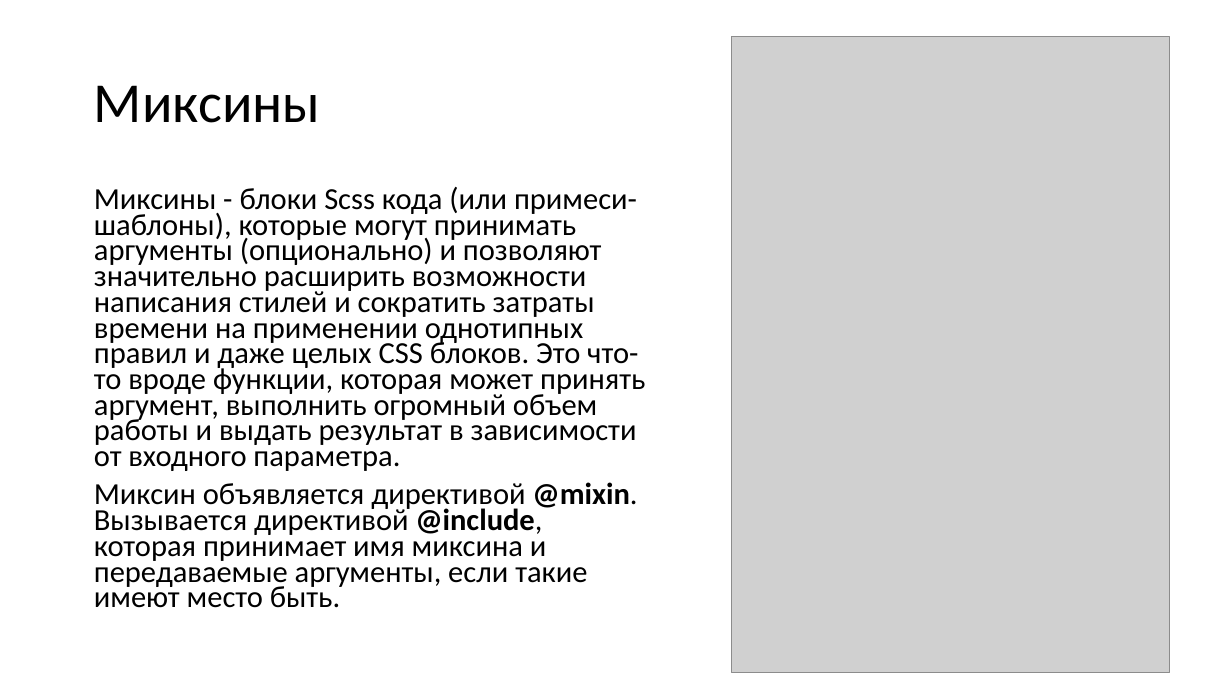
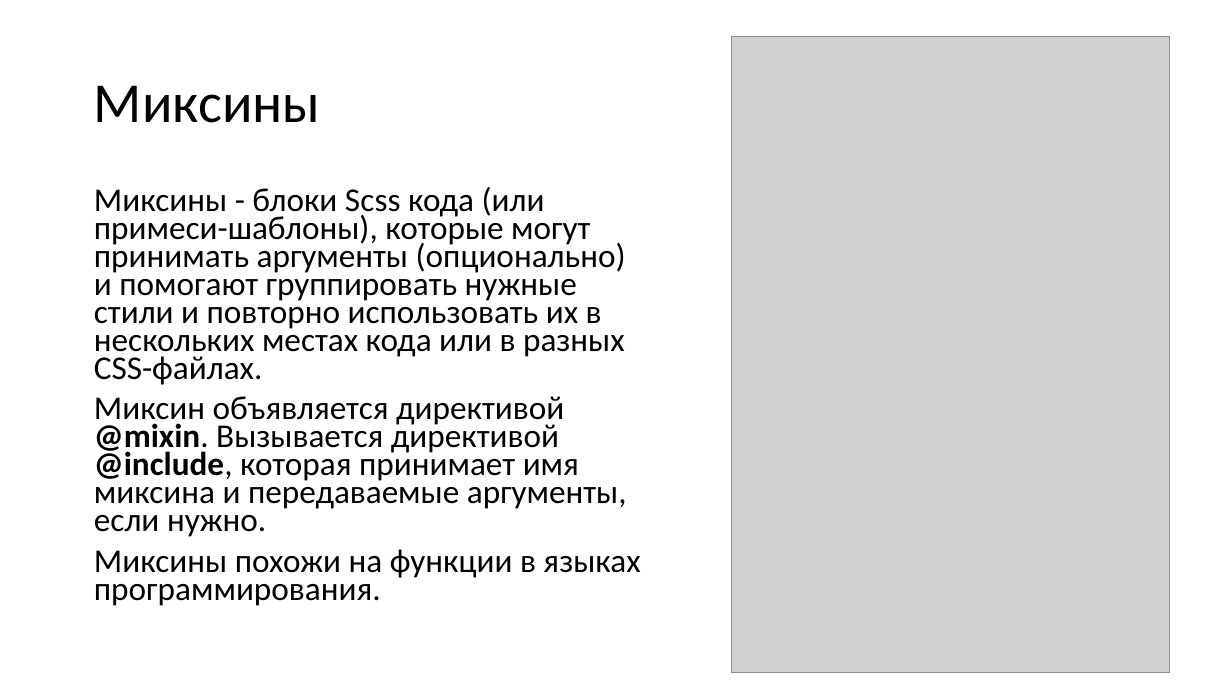
Before and after one commit to TalantRys/scss-study, a slide deck: slide 8 of sass.pptx. Drawn at 1232x693 pixels with LibreOffice and Linux fonts; fonts in the diff are those of the drawing; grey boxes stand for pictures. Boxes give left, top, right and bottom in pixels: in the first picture for what was removed or moved away, otherwise in the second. Text is boxed around its words. In the diff, an @@ line names an element or a change of style, - is before the commit and + after.

Commit message:
working on presentation 2

```diff
--- a/sass.pptx
+++ b/sass.pptx
@@ text at (94, 187, 640, 606): text changed; size 23.8 to 25.9 pt @@
-Миксины - блоки Scss кода (или примеси-шаблоны), которые могут принимать аргументы (опционально) и позволяют значительно расширить возможности написания стилей и сократить затраты времени на применении однотипных правил и даже целых CSS блоков. Это что-то вроде функции, которая может принять аргумент, выполнить огромный объем работы и выдать результат в зависимости от входного параметра.
-Миксин объявляется директивой @mixin. Вызывается директивой @include, которая принимает имя миксина и передаваемые аргументы, если такие имеют место быть.
+Миксины - блоки Scss кода (или примеси-шаблоны), которые могут принимать аргументы (опционально) и помогают группировать нужные стили и повторно использовать их в нескольких местах кода или в разных CSS-файлах.
+Миксин объявляется директивой @mixin. Вызывается директивой @include, которая принимает имя миксина и передаваемые аргументы, если нужно.
+Миксины похожи на функции в языках программирования.
```
Also in this commit, not shown: 2 slides added.
